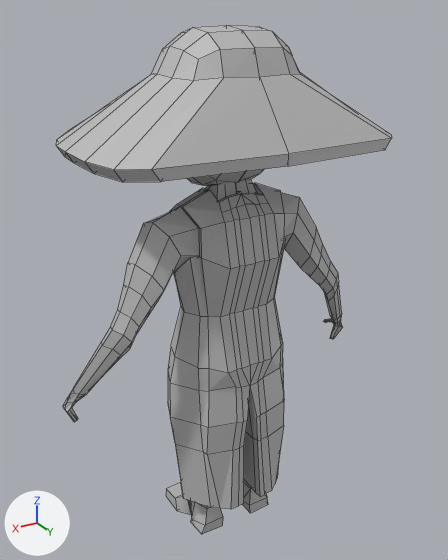
Two versions of the Blender file Map/Assets/Models/Persian_civil/Persian_civil.blend, one commit apart.
Before and after are seen from a 50 mm lens placed at (1.125, 1.94, 1.0), pointed at (-0.034, 0.008, 0.034). Arrows for +X, +Y and +Z are at lower left; the lights stay in place. Mesh edges are drawn as thin lines.
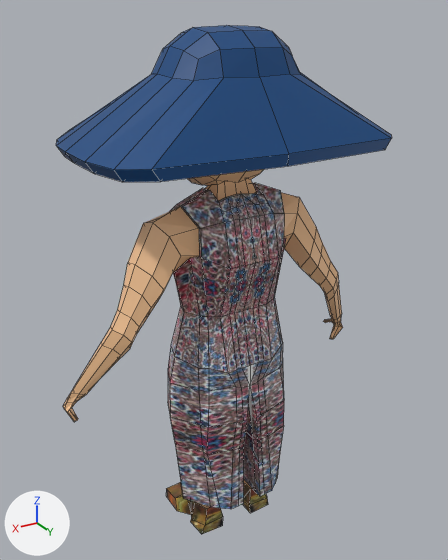
Commit message: Actualizacion de Persa Civil

Changed parts and their boxes [x1, y1, x2, y2] in the pictures (448 x 560 px):
'Cube', reshaped, modifiers changed
    both: [56, 25, 392, 534]
part 1 of me_cube, built on
    before: [216, 169, 263, 203]
    after: [70, 25, 392, 513]
part 2 of me_cube, recoloured
    both: [56, 25, 289, 534]

The change in detail:
Picture 'Persian_civil_texture.psd' (img_persian_civil_texture_psd) is new.
Material 'Persian_civil_texture.psd' (mat_persian_civil_texture_psd) is new.
Its texture is img_persian_civil_texture_psd.
me_cube is used by ob_cube; location (-0.016, 0.065, 0.0); scale (0.14, 0.14, 0.14).
me_cube had 429 vertices, 410 faces and spanned x -0.01..4.7, y -2.88..2.54, z -7.65..6.88.
me_cube now has 791 vertices, 768 faces and spans x -4.7..4.7, y -2.88..2.54, z -7.65..6.88.
me_cube part 1: 1 vertex moved from x 0.0, y -0.93, z -1.72 to x -0.4, y -1.13, z -1.72; 24 vertices removed from x -0.01..0.0, y -1.34..1.12, z -2.33..6.61; 386 vertices added at x -4.7..4.44, y -2.58..2.41, z -7.65..6.85.
me_cube part 2: 357 faces spanning x 0.0..4.7, y -2.88..2.54, z -7.65..6.88 switch from mat_untitled (grey #bcbcbc) to mat_persian_civil_texture_psd (picture img_persian_civil_texture_psd).
Object 'Cube' (ob_cube) loses its MIRROR modifier named 'Mirror'.
Modifier setting removed (it was use_clip = True).
